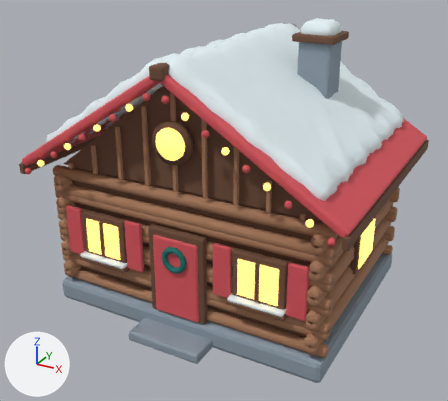
The glTF model assets/models/lodge.glb as it was, and as the next commit left it.
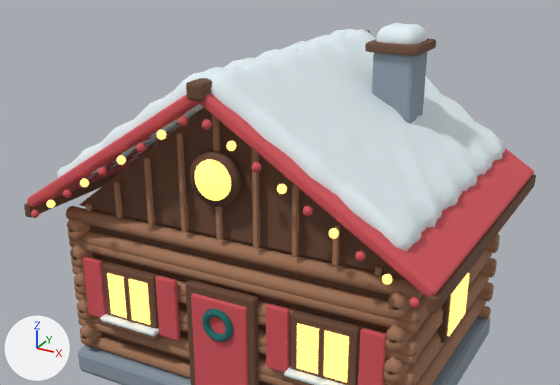
The first picture shows the older version from a 50 mm lens placed at (4.68, -8.9, 6.08), pointed at (-0.01, -0.36, 1.81). The close-ups show the older and then the newer version on the part from 0% to 100% of the width and 0% to 77% of the height of that picture. Only the edits that show in the close-ups are written down. The axes (+X, +Y, +Z) are drawn at lower left. The lights are the same throughout. Vertices at exactly the same position are counted once.

Names of what the first close-up shows: 'lodge'.
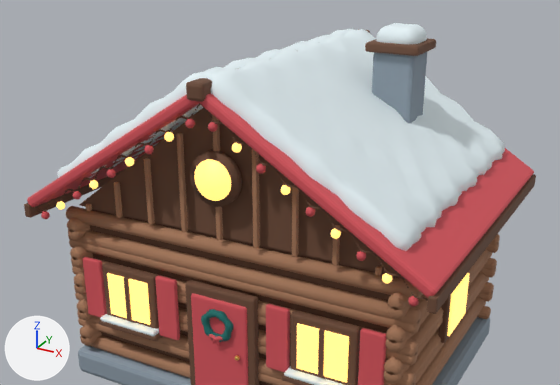
Boxes [x1, y1, x2, y2] around the edits, measured in the close-ups (560 x 385 px; the box of a moved part takes in the faces that stretch with it):
part 1 of me_lodge, deleted: before [31, 116, 420, 308]
part 2 of me_lodge, added: after [36, 103, 428, 306]
part 3 of me_lodge, moved or reshaped: before [202, 309, 233, 342]; after [201, 309, 240, 361]

What changed in the scene script:
```text
Add mat_m_gold_accent:
    mat_m_gold_accent = principled_material('M_gold_accent')
    mat_m_gold_accent.base_color = (0.947, 0.584, 0.153)  # orange #f9c96d
    mat_m_gold_accent.metallic = 0.8
    mat_m_gold_accent.roughness = 0.35
Change me_lodge:
    used by ob_lodge; location = (0.0, 0.0, 0.0)
    remove me_lodge.from_pydata(...)  # 7389 vertices, 14362 faces; spans x -2.77..2.77, y -2.4..2.25, z 0.0..4.77
    add me_lodge.from_pydata(...)  # 8151 vertices, 15560 faces; spans x -2.77..2.77, y -2.4..2.25, z 0.0..4.77
    me_lodge part 1: 18 loose pieces with 756 vertices, spanning x -2.61..2.61, y -2.31..-2.19, z 2.46..4.07, are deleted
    me_lodge part 2: 1400 vertices added at x -2.65..2.65, y -2.19..-2.08, z 2.41..4.21
    me_lodge part 3: 19 vertices moved within x -0.22..0.22, y -2.0..-1.92, z 1.22..1.61; 547 vertices removed from x -0.22..0.22, y -2.01..-1.91, z 1.21..1.65; 665 vertices added at x -0.23..0.31, y -2.05..-1.92, z 1.03..1.64
    add me_lodge.materials.append(mat_m_gold_accent)  # orange #f9c96d
```
